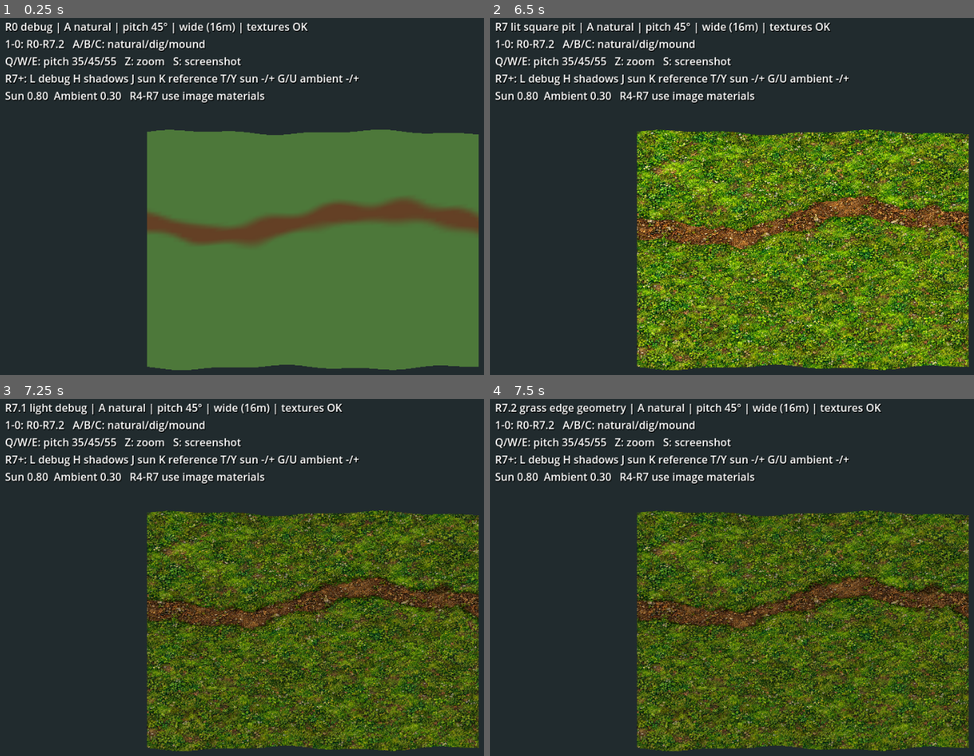
Above: before the commit, frames 1-4 (two rows, left to right).
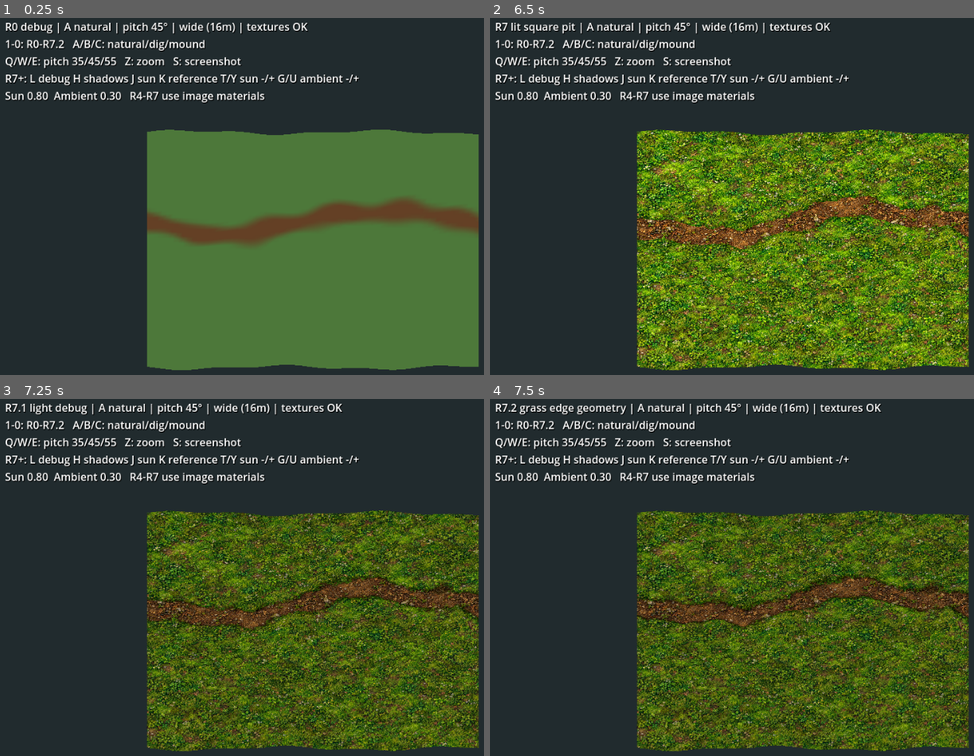
Above: after the commit, the same moments.

Repository: Riddick-ulous/SurvivalGamePixelArt
Game: Godot game, scene res://main.tscn
The game is run twice, just before and just after one commit, with the same random seed, the same clock (stepped at 60 frames per second) and the same inputs.
Inputs:
- Up to frame 1 (0.25 s): no input
- Up to frame 2 (6.5 s): tap Enter at 0.5, 2, 3.5 s; hold W 0.53-1.28 s; tap 1 at 0.6 s; tap Space at 1.25, 2.75, 4.25 s; hold S 1.28-2.03 s; tap 2 at 1.35 s; hold W 2.03-3.53 s; tap 3 at 2.1 s; tap 4 at 2.85 s; hold A 3.53-5.03 s; tap 5 at 3.6 s; tap 6 at 4.35 s; hold S 5.03-5.78 s; tap 7 at 5.1 s; hold W from 5.78 s (still down); tap 8 at 5.85 s
- Up to frame 3 (7.25 s): keep holding W; tap 9 at 6.6 s
- Up to frame 4 (7.5 s): keep holding W; tap 0 at 7.35 s

Frames 1-3 are identical in both runs. In frame 4, 1.7% of the frame differs, in the area x 30-99%, y 47-66%.

Commit message:
fix: align R7.2 path material with mesh vertex edge field

Diff:
--- a/experiments/terrain-rendering-spike/terrain_material.gdshader
+++ b/experiments/terrain-rendering-spike/terrain_material.gdshader
@@ -14,6 +14,7 @@
 varying vec3 world_pos;
 varying float grass;
 varying float cut_depth;
+varying float shared_edge;
 
 float hash21(vec2 p) {
     return fract(sin(dot(p, vec2(127.1, 311.7)) + seed) * 43758.5453123);
@@ -29,6 +30,7 @@
     world_pos = (MODEL_MATRIX * vec4(VERTEX, 1.0)).xyz;
     grass = COLOR.r;
     cut_depth = COLOR.g;
+    shared_edge = COLOR.b*4.0-2.0;
 }
 void fragment() {
     vec2 p = world_pos.xz;
@@ -54,14 +56,19 @@
                           + 0.36*noise2(p*4.0+vec2(71.1,19.4));
         float grass_jitter = hash21(floor(p*8.0+vec2(2.0,7.0)))-0.5;
         vec3 turf = mix(turf_a,turf_b,step(0.50,grass_field+0.14*grass_jitter));
-        float center = 6.1+0.85*sin(p.x*0.42);
-        center += 0.40*(noise2(vec2(p.x*0.55,11.0))-0.5)*2.0;
-        center += 0.20*(noise2(p*0.85+vec2(6.0,17.0))-0.5)*2.0;
-        float half_width = 0.62+0.24*(noise2(p*0.75+vec2(34.0,12.0))-0.5)*2.0;
-        float signed_edge = abs(p.y-center)-half_width;
-        signed_edge += 0.15*(noise2(p*2.2+vec2(7.0,3.0))-0.5)*2.0;
-        signed_edge += 0.05*(noise2(p*7.0+vec2(4.0,23.0))-0.5)*2.0;
-        signed_edge += 0.035*(hash21(floor(p*32.0))-0.5);
+        // R7.2: interpolated from the same mesh vertices that define the sod lip.
+        // R7.1: keep the original independent shader noise for comparison.
+        float signed_edge = shared_edge;
+        if (render_mode_id == 8) {
+            float center = 6.1+0.85*sin(p.x*0.42);
+            center += 0.40*(noise2(vec2(p.x*0.55,11.0))-0.5)*2.0;
+            center += 0.20*(noise2(p*0.85+vec2(6.0,17.0))-0.5)*2.0;
+            float half_width = 0.62+0.24*(noise2(p*0.75+vec2(34.0,12.0))-0.5)*2.0;
+            signed_edge = abs(p.y-center)-half_width;
+            signed_edge += 0.15*(noise2(p*2.2+vec2(7.0,3.0))-0.5)*2.0;
+            signed_edge += 0.05*(noise2(p*7.0+vec2(4.0,23.0))-0.5)*2.0;
+            signed_edge += 0.035*(hash21(floor(p*32.0))-0.5);
+        }
         // Explicit world-space path-edge material zones.
         // Keep this mask in sync with the geometry edge in terrain_spike.gd.
         // Signed distance: negative = compacted path, positive = grass.
--- a/experiments/terrain-rendering-spike/terrain_spike.gd
+++ b/experiments/terrain-rendering-spike/terrain_spike.gd
@@ -100,13 +100,28 @@
     var d: float = Vector2(maxf(p.x,0.0),maxf(p.y,0.0)).length()+minf(maxf(p.x,p.y),0.0)-0.16
     return 1.1*(1.0-smoothstep(-0.35,0.17,d))
 
+# R7.2: one edge distance per mesh vertex, reused by geometry and shader.
+# Noise coefficients follow the existing R7.1 material path.
+func _path_hash(p: Vector2) -> float:
+    return fposmod(sin(p.dot(Vector2(127.1,311.7))+float(SEED))*43758.5453123,1.0)
+
+func _path_noise(p: Vector2) -> float:
+    var i := Vector2(floorf(p.x),floorf(p.y))
+    var f := p-i
+    f = f*f*(Vector2(3.0,3.0)-2.0*f)
+    return lerpf(lerpf(_path_hash(i),_path_hash(i+Vector2(1.0,0.0)),f.x),lerpf(_path_hash(i+Vector2(0.0,1.0)),_path_hash(i+Vector2(1.0,1.0)),f.x),f.y)
+
 func _path_edge_distance(x: float, z: float) -> float:
-    # World-coordinate signed distance, matching the material shader.
-    var center: float = 6.1 + 0.85*sin(x*0.42)
-    center += 0.40*(sin(x*0.55+1.7)*sin(x*0.31+0.6))
-    var half_width: float = 0.62 + 0.12*sin(x*0.75+2.1)
-    var jitter: float = 0.09*sin(x*2.2+z*1.7) + 0.035*sin(x*6.0-z*3.0)
-    return absf(z-center)-half_width+jitter
+    var p := Vector2(x,z)
+    var center: float = 6.1+0.85*sin(x*0.42)
+    center += 0.80*(_path_noise(Vector2(x*0.55,11.0))-0.5)
+    center += 0.40*(_path_noise(p*0.85+Vector2(6.0,17.0))-0.5)
+    var half_width: float = 0.62+0.48*(_path_noise(p*0.75+Vector2(34.0,12.0))-0.5)
+    var edge: float = absf(z-center)-half_width
+    edge += 0.30*(_path_noise(p*2.2+Vector2(7.0,3.0))-0.5)
+    edge += 0.10*(_path_noise(p*7.0+Vector2(4.0,23.0))-0.5)
+    edge += 0.035*(_path_hash(Vector2(floorf(x*32.0),floorf(z*32.0)))-0.5)
+    return edge
 
 func _height(x: float,z: float) -> float:
     var h: float = 0.12*sin(x*0.7+0.2)*cos(z*0.6) + 0.07*sin(x*1.8+z*0.9)
@@ -162,7 +177,7 @@
                 cut_depth = _r7_depth(px,pz)
             elif mode_id == 6 and case_id == 1:
                 cut_depth = 1.05*(1.0-smoothstep(1.25,2.20,Vector2(px-8.2,pz-8.0).length()))
-            colors.append(Color(_grass(px,pz),cut_depth,0,1))
+            colors.append(Color(_grass(px,pz),cut_depth,clampf((_path_edge_distance(px,pz)+2.0)/4.0,0.0,1.0) if mode_id == 9 else 0.0,1))
             var sx: float = _height(px+step_size,pz)-_height(px-step_size,pz)
             var sz: float = _height(px,pz+step_size)-_height(px,pz-step_size)
             normals.append(Vector3(-sx,2.0*step_size,-sz).normalized())
